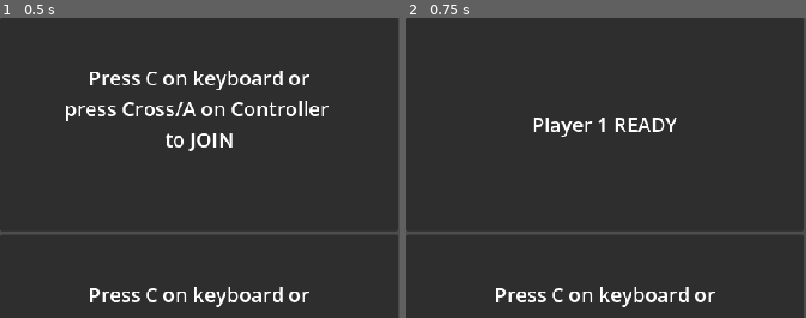
Above: before the commit, frames 1-2 (left to right).
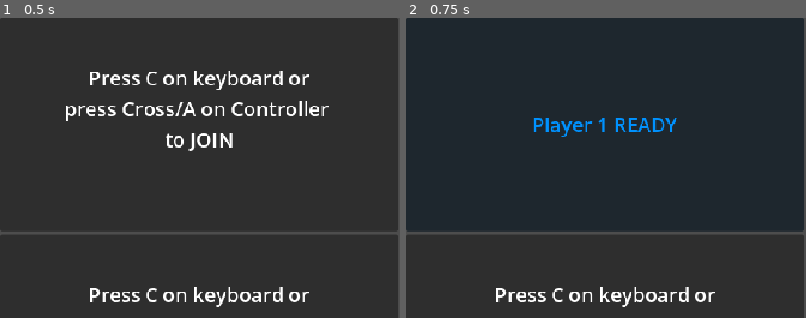
Above: after the commit, the same moments.

Repository: grandeisa/livre-2026
Game: Godot game, scene res://scenes/join_scene.tscn
Same seed, same stepped clock (60 frames per second), same inputs: the game is played once before the commit and once after it.
Inputs:
- Up to frame 1 (0.5 s): no input
- Up to frame 2 (0.75 s): tap C at 0.5, 0.6 s
The pictures show only the part of the screen within x 0-50%, y 0-50%; the shares and areas given below are measured in that part.

Frame 1 is identical in both runs. In frame 2, 0.8% of the frame differs, in the area x 31-68%, y 33-40%.

Commit message:
Add better color generation for players

Diff:
--- a/src/autoloads/director.gd
+++ b/src/autoloads/director.gd
@@ -1,10 +1,16 @@
 extends Node
+
+const PLAYER_COLOR_AMOUNT: int = 7
 
 @onready var result_screen: PackedScene = preload("res://scenes/result_screen.tscn")
 @onready var test_level: PackedScene = preload("res://scenes/test_level.tscn")
 @onready var player_packed: PackedScene = preload("res://scenes/player.tscn")
 var accepting_change:bool = true
 var _last_devices: Array[int]
+var player_colors: Array[Color] = []
+
+func _ready() -> void:
+	generate_player_colors()
 
 func change_to_results_scene(winner_id: int, time_offset: float = 1.0):
 	if not accepting_change: return
@@ -34,3 +40,11 @@
 		hud._players.append(player)
 
 	accepting_change = true
+
+func generate_player_colors() -> void:
+	player_colors = []
+	for i in range(0, PLAYER_COLOR_AMOUNT):
+		var color = Color.RED
+		color.h = float(i) / PLAYER_COLOR_AMOUNT
+		player_colors.append(color)
+	player_colors.shuffle()
--- a/src/scenes/player_hud.tscn
+++ b/src/scenes/player_hud.tscn
@@ -14,6 +14,9 @@
 
 [node name="Label" type="Label" parent="." unique_id=467140823]
 layout_mode = 2
+theme_override_colors/font_color = Color(1, 1, 1, 1)
+theme_override_colors/font_outline_color = Color(0, 0, 0, 1)
+theme_override_constants/outline_size = 8
 text = "Player X"
 
 [node name="TextureProgressBar" type="TextureProgressBar" parent="." unique_id=2049268681]
--- a/src/scenes/test_level.tscn
+++ b/src/scenes/test_level.tscn
@@ -18,6 +18,7 @@
 [node name="TestLevel" type="Node2D" unique_id=1354510782]
 
 [node name="HUD" type="CanvasLayer" parent="." unique_id=1361134685 node_paths=PackedStringArray("_huds_container")]
+process_priority = 10
 script = ExtResource("1_ahbqi")
 _huds_container = NodePath("HBoxContainer")
 
--- a/src/scripts/hud.gd
+++ b/src/scripts/hud.gd
@@ -18,6 +18,8 @@
 		new_hud.bar.max_value = Player.MAX_HEALTH_POINTS
 		_huds_container.add_child(new_hud)
 		player_hud_list[player.id] = new_hud
+		await player.ready
+		new_hud.label.modulate = Director.player_colors[player.id]
 
 
 func _process(_delta: float) -> void:
--- a/src/scripts/join_scene.gd
+++ b/src/scripts/join_scene.gd
@@ -7,6 +7,7 @@
 var device_available: Array[bool] = [true, true, true, true]
 
 func _ready() -> void:
+	Director.generate_player_colors()
 	device_list.resize(4)
 	device_list.fill(-2)
 
@@ -31,6 +32,7 @@
 	device_list[id] = device
 
 	join_containers[id].get_node("Label").text = "Player %d READY" % (id+1)
+	join_containers[id].modulate = Director.player_colors[id]
 
 func _process(_delta: float) -> void:
 	if Input.is_action_just_pressed("p_reset@all") and device_available.count(false) >= 2:
--- a/src/scripts/player-states/jump.gd
+++ b/src/scripts/player-states/jump.gd
@@ -27,7 +27,7 @@
 	explosion.scale *= gauge_fill
 	explosion.force *= gauge_fill
 	#explosion.get_node("Sprite2D").material = player.sprite.material
-	explosion.modulate = player._color
+	explosion.modulate = Director.player_colors[player.id]
 	player.add_sibling(explosion)
 
 	player.time_without_atk = 0.0
--- a/src/scripts/player.gd
+++ b/src/scripts/player.gd
@@ -49,17 +49,11 @@
 
 signal got_knockback(direction: Vector2, force: float)
 
-var _color: Color = Color.WHITE
-
 func _ready() -> void:
-	_color = _generate_color(sprite.material.get_shader_parameter("outline_color"))
-	sprite.material.set_shader_parameter("outline_color", _color)
+	sprite.material.set_shader_parameter("outline_color", Director.player_colors[id])
 	atk_gauge_bar.max_value = MAX_TIME_WITHOUT_ATK*2
 	atk_gauge_bar.value = 0.0
 
-func _generate_color(color: Color) -> Color:
-	color.h = float(id)/4.0
-	return color
 
 func _process(delta: float) -> void:
 	input_direction = MultiInput.get_vector("p_left","p_right", "p_up", "p_down", device)
